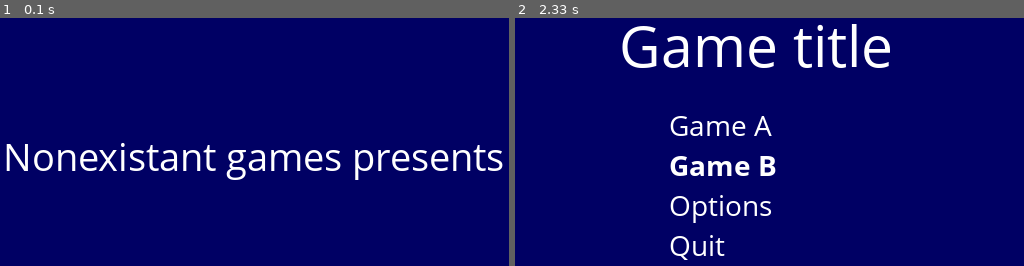
Above: before the commit, frames 1-2 (left to right).
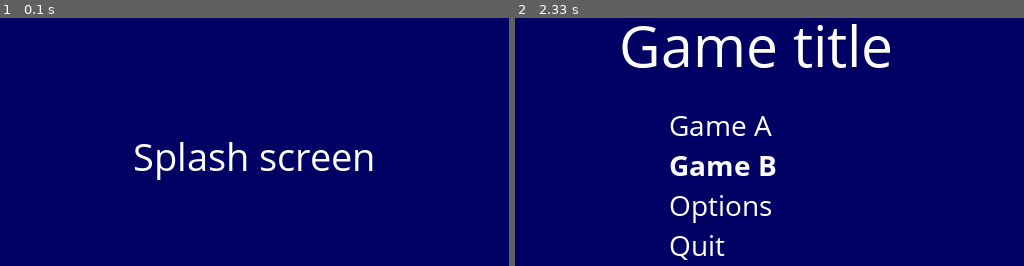
Above: after the commit, the same moments.

Repository: eli7eb/rk_art_puzzles_kivy
Game: pygame game, started from src/transitions.py
Two runs of this game, one before a commit and one after it. Both use one fixed random seed, a clock stepped at 60 frames per second and the inputs below.
Inputs:
- Up to frame 1 (0.1 s): no input
- Up to frame 2 (2.33 s): tap Space at 1.83 s; hold Down from 2.23 s (still down)

The runs differ from the first frame. In frame 1, 4.3% of the frame differs, in the area x 1-99%, y 50-66%; in frame 2, nothing differs.

Commit message:
added todo. work on tiles properties. still grid tiles problem hor vs ver

Diff:
--- a/src/game_utils/game_utils.py
+++ b/src/game_utils/game_utils.py
@@ -9,28 +9,24 @@
 HALF_SCREEN_HEIGHT = SCREEN_HEIGHT / 2
 TEXT_COLOR = pygame.Color(255, 255, 255)
 SCREEN_SPACER_SIZE = 5
-# how many spacers vertical and horizontal
+# how many spacers vertical and horizontal for the three main containers in the screen
+# vertically 3 left. between grid and drag tiles and right
+# horizntally 3 top between grid and dashboard and bottom
 SCREEN_SPACER_NUMBER_VER = 3
-SCREEN_SPACER_NUMBER_HOR = 2
-
+SCREEN_SPACER_NUMBER_HOR = 3
+# count number of spaces in grid is calculated as number of tiles horizontally -1
+# count number of spaces in grid is calculated as number of tiles vertically -1
 
 class GameUtils:
 
     def __init__(self):
         self.done = False
         self.image = None
-
-    # tile needs to fit in the screen 5 times in the horizontal directions with overheads
-    # at least 5 tiles across: 4 grid and one to drag
-    def calculateTileSize(self):
+        # tile needs to fit in the screen 5 times in the horizontal directions with overheads
+        # at least 5 tiles across: 4 grid and one to drag
         self.tile_size = (SCREEN_WIDTH - SCREEN_SPACER_NUMBER_HOR * SCREEN_SPACER_SIZE) / 5
-        print("tile size " + str(self.tile_size))
-        return self.tile_size
-
-    def calculateGridSize(self):
         self.grid_width = SCREEN_WIDTH - SCREEN_SPACER_NUMBER_HOR * SCREEN_SPACER_SIZE - self.tile_size
         self.grid_height = SCREEN_HEIGHT - SCREEN_SPACER_NUMBER_VER * SCREEN_SPACER_SIZE
-        return (self.grid_width,self.grid_height)
 
     def getRandomSearchValue(self):
         return random.choice(MOOD_IDEAS)
--- a/src/game_views/game_view.py
+++ b/src/game_views/game_view.py
@@ -32,7 +32,17 @@
 # by level decide how and if to display it
 # implement drag and drop function
 # implement game dashboard: score, time, number of tiles left etc
-
+# TODO add pause button
+# TODO levels description
+# first level show bg half transparent of image. then show a percentage of tiles. i.e. for 24 tiles show 6 then decrease.
+# when hover on correct tile glow. then glow at finite number of times. when done issue a message you are now on your own
+# show art for X seconds then dissapear before game start
+# finite number of steps until game over
+# button for info on art
+# number of tiles per grid
+# change of levels in options: you have set your level vs you have achieved your level
+# text into locale
+# number of tiles to drag is always number of rows
 
 class GameView(View):
     # Displays the main menu
@@ -87,8 +97,9 @@
         self.dash_board_position = [4,3]
         self.drag_tiles_position = [4, 3]
 
-        self.tile_size = self.game_utils.calculateTileSize()
-        self.grid_size = self.game_utils.calculateGridSize()
+        self.tile_size = self.game_utils.tile_size
+        self.grid_size = (self.game_utils.grid_width,self.game_utils.grid_height)
+
         self.puzzle_image, self.pil_image = self.getLoadedImage()
 
         self.tiles_grid = self.game_utils.crop_image_to_array(self.pil_image)
@@ -116,22 +127,27 @@
     # the second is spacer * row or col + 1
     def display_tiles(self):
         # check for grid tiles
+        counter = 0
+        print('rows {} cols [0] {}'.format(str(len(self.tiles_grid)), str(len(self.tiles_grid[0]))))
+        # calculte the Y positions
+        col_positions = [SCREEN_SPACER_SIZE,
+                         self.tile_size+2*SCREEN_SPACER_SIZE,
+                         2*self.tile_size+3*SCREEN_SPACER_SIZE,
+                         3*self.tile_size+4*SCREEN_SPACER_SIZE]
         for i in range(len(self.tiles_grid)):
             for j in range(len(self.tiles_grid[i])):
-
-                x = SCREEN_SPACER_SIZE*(i+1) + i * self.tile_size
-                y = SCREEN_SPACER_SIZE*(j+1) + j * self.tile_size
+                x = SCREEN_SPACER_SIZE * (i + 1) + i * self.tile_size
+                y = col_positions[j]
                 tile_object = self.tiles_grid[i][j]
                 tile = tile_object.image
                 tile_object.x = x
                 tile_object.y = y
                 tile_object.state = TILE_ON_BOARD_TEST
                 self.screen.blit(tile, (x, y))
-                print('row {} col {}'.format(str(x), str(y)))
-
+                print('i {} j {} row {} col {}'.format(str(i), str(j), str(x), str(y)))
                 self.tiles_grid[i][j] = tile_object
-
-    # get 4 random tiles which are not yet displayed
+        print ('end display tiles')
+    # get 6 random tiles which are not yet displayed
     # display vertically
     # add mouse drag actions
     def display_drag_tiles(self):
@@ -153,7 +169,7 @@
             self.display_drag_tiles()
             self.display_dash_board()
         # self.screen.blit(textSurface, [HALF_SCREEN_WIDTH - 150, HALF_SCREEN_HEIGHT - 150])
-        pygame.display.flip()
+        # pygame.display.flip()
 
     def transition(self):
         return self.transitionToState
--- a/src/main.py
+++ b/src/main.py
@@ -76,7 +76,7 @@
     nextViewId = currentViewState.transition()
     if nextViewId:
         print("Transition from %s -> %s" % (currentViewState, views[nextViewId]))
-        if (currentViewId == VIEW_STATE_MENU):
+        if currentViewId == VIEW_STATE_MENU:
             mood_str = currentViewState.textinput.get_text()
             currentViewState.clean()
 
--- a/src/rk_communication/rk_http_requests.py
+++ b/src/rk_communication/rk_http_requests.py
@@ -86,6 +86,7 @@
         self.width = width
         self.height = height
 
+    # TODO add assert for error here
     def searchForLevel(self, image_levels):
         for l in image_levels:
             if l['name'] == 'z3':
--- a/src/transitions.py
+++ b/src/transitions.py
@@ -162,7 +162,7 @@
 screen = pygame.display.set_mode([SCREEN_WIDTH, SCREEN_HEIGHT])
 
 views = { \
-    VIEW_STATE_SPLASH: TextView(screen, "Nonexistant games presents", VIEW_STATE_MENU),
+    VIEW_STATE_SPLASH: TextView(screen, "Splash screen", VIEW_STATE_MENU),
     VIEW_STATE_MENU: MenuView(screen),
     VIEW_STATE_GAME_A: TextView(screen, "Game A screen...", VIEW_STATE_MENU),
     VIEW_STATE_GAME_B: TextView(screen, "Game B screen...", VIEW_STATE_MENU),
